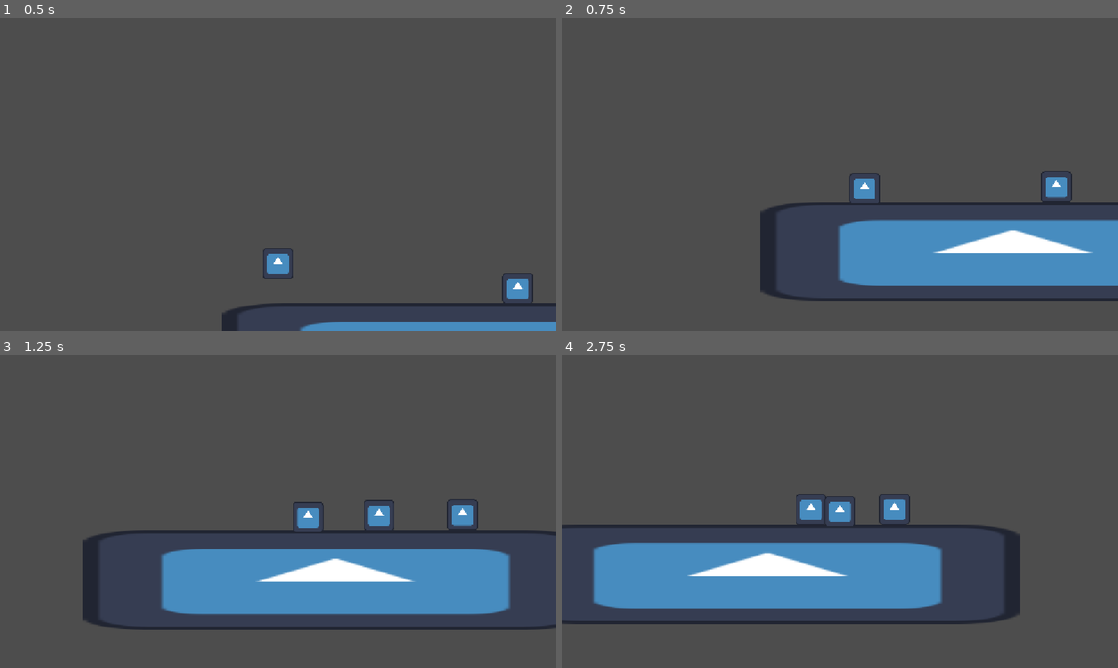
Above: before the commit, frames 1-4 (two rows, left to right).
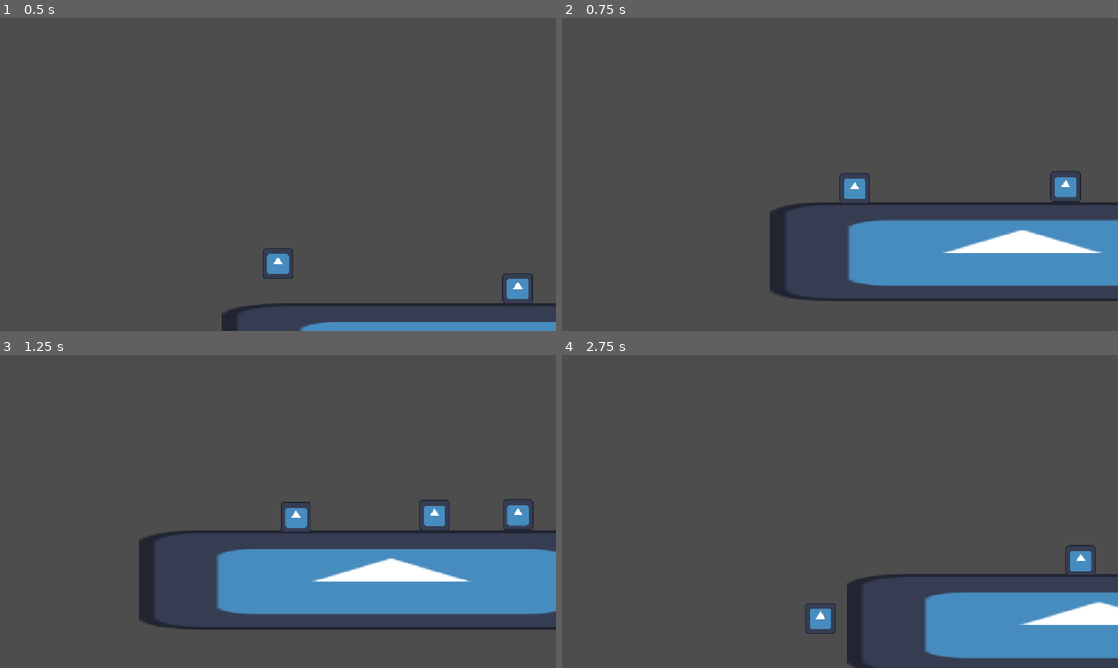
Above: after the commit, the same moments.

Repository: JomarMonreal/little-transporters
Game: Godot game, scene res://gameplay.tscn
Two runs of this game, one before a commit and one after it. Both use one fixed random seed, a clock stepped at 60 frames per second and the inputs below. The engine's default icon, where the game draws it, is replaced by a stand-in: a white triangle on a blue panel in a dark square.
Inputs:
- Up to frame 1 (0.5 s): no input
- Up to frame 2 (0.75 s): hold Right (ui_right) from 0.53 s (still down)
- Up to frame 3 (1.25 s): keep holding Right (ui_right); tap Space (jump) at 0.77 s
- Up to frame 4 (2.75 s): tap Space (jump) at 1.52 s; release Right (ui_right) at 2.03 s; hold Left (ui_left) from 2.03 s (still down)

Frame 1 is identical in both runs. In frame 2, 2.4% of the frame differs, in the area x 35-98%, y 48-90%; in frame 3, 9.2%; in frame 4, 25%, in the area x 0-100%, y 44-100%.

Commit message:
feat: implement transporter state management; add hurt and gameplay mechanics

Diff:
--- a/components/player_side_scroller_movement.gd
+++ b/components/player_side_scroller_movement.gd
@@ -5,6 +5,11 @@
 @export var jump_velocity = -400.0
 @export var jump_cut_multiplier = 0.5
 @export var gravity_factor = 2
+
+func gravitate(player: CharacterBody2D, delta: float) -> void:
+	if not player.is_on_floor():
+		player.velocity += player.get_gravity() * gravity_factor * delta
+	player.move_and_slide()
 
 # Called when the node enters the scene tree for the first time.
 func move(player: CharacterBody2D, delta: float):
--- a/gameplay.tscn
+++ b/gameplay.tscn
@@ -1,9 +1,12 @@
 [gd_scene format=3 uid="uid://ceng7lc87flnb"]
 
 [ext_resource type="PackedScene" uid="uid://daalv5hm5lk4t" path="res://objects/transporter/transporter.tscn" id="1_ej4tk"]
+[ext_resource type="Script" uid="uid://b7lsqausikovv" path="res://objects/gameplay/gameplay.gd" id="1_fbudy"]
 [ext_resource type="Texture2D" uid="uid://dudphnf78l6lx" path="res://icon.svg" id="1_n4psk"]
 [ext_resource type="Script" uid="uid://pk0yhp1phpl4" path="res://components/camera_script.gd" id="1_oe8ih"]
 [ext_resource type="PackedScene" uid="uid://bwxo47e1jtufk" path="res://objects/danger_objects/danger_object.tscn" id="3_xuee5"]
+[ext_resource type="Script" uid="uid://28pilwxce5ve" path="res://objects/gameplay/gameplay_state_machine.gd" id="5_cbffv"]
+[ext_resource type="Script" uid="uid://ck4153bst8ypb" path="res://objects/gameplay/gameplay_playing.gd" id="6_fbudy"]
 
 [sub_resource type="RectangleShape2D" id="RectangleShape2D_02mon"]
 size = Vector2(1050, 202)
@@ -12,10 +15,12 @@
 size = Vector2(63, 63)
 
 [node name="Gameplay" type="Node2D" unique_id=886058013]
+script = ExtResource("1_fbudy")
+transporter_scene = ExtResource("1_ej4tk")
 
 [node name="Camera2D" type="Camera2D" parent="." unique_id=1625672426 node_paths=PackedStringArray("target")]
 script = ExtResource("1_oe8ih")
-target = NodePath("../CharacterBody2D")
+target = NodePath("../Transporters/CharacterBody2D")
 
 [node name="StaticBody2D" type="StaticBody2D" parent="." unique_id=1472534199]
 position = Vector2(407, 659)
@@ -41,4 +46,12 @@
 [node name="DangerObject" parent="." unique_id=498107209 instance=ExtResource("3_xuee5")]
 position = Vector2(497, 525)
 
-[node name="CharacterBody2D" parent="." unique_id=2118748822 instance=ExtResource("1_ej4tk")]
+[node name="Transporters" type="Node2D" parent="." unique_id=1995988916]
+
+[node name="CharacterBody2D" parent="Transporters" unique_id=2118748822 instance=ExtResource("1_ej4tk")]
+
+[node name="StateManager" type="Node2D" parent="." unique_id=70252168]
+script = ExtResource("5_cbffv")
+
+[node name="Playing" type="Node2D" parent="StateManager" unique_id=629519442]
+script = ExtResource("6_fbudy")
--- /dev/null
+++ b/objects/gameplay/gameplay.gd
@@ -0,0 +1,31 @@
+extends Node
+class_name Gameplay
+
+@export var transporter_scene: PackedScene
+
+@onready var states: GampeplayStateManager = $StateManager
+@onready var camera: CameraFollow = $Camera2D
+@onready var transporters_group: Node2D = $Transporters
+
+func connect_transporter(transporter: Transporter) -> void:
+	transporter.dead.connect(_on_transporter_dead)
+
+func spawn_transporter() -> void:
+	var instance = transporter_scene.instantiate() as Transporter
+	connect_transporter(instance)
+	transporters_group.add_child(instance)
+	camera.target = instance
+
+func _on_transporter_dead() -> void:
+	spawn_transporter()
+
+func _ready() -> void:
+	states.init(self)
+	for transporter in transporters_group.get_children():
+		connect_transporter(transporter)
+
+func _process(delta: float) -> void:
+	states.process(delta)
+
+func _physics_process(delta: float) -> void:
+	states.physics_process(delta)
--- /dev/null
+++ b/objects/gameplay/gameplay_playing.gd
@@ -0,0 +1,6 @@
+extends GameplayState
+
+func physics_process(delta: float) -> int:
+	var gameplay := entity as Gameplay
+
+	return GameplayState.State.Playing
--- /dev/null
+++ b/objects/gameplay/gameplay_state.gd
@@ -0,0 +1,7 @@
+extends BaseState
+class_name GameplayState
+
+enum State {
+	Null,
+	Playing
+}
--- /dev/null
+++ b/objects/gameplay/gameplay_state_machine.gd
@@ -0,0 +1,9 @@
+extends BaseStateManager
+class_name GampeplayStateManager
+
+func _ready() -> void:
+	states = {
+		GameplayState.State.Playing: $Playing,
+	}
+
+	initial_state = GameplayState.State.Playing
--- a/objects/transporter/transporter.gd
+++ b/objects/transporter/transporter.gd
@@ -4,7 +4,14 @@
 @onready var states: TransporterStateManager = $StateManager
 @onready var movement: PlayerSideScrollerMovement = $PlayerMovement
 
+var knockback_direction: Vector2 = Vector2.ZERO
+
+signal dead
+
 func get_hurt() -> void:
+	if states.current_state == states.states[TransporterState.State.Dead]:
+		return
+
 	# Check if a collision occurred during this frame
 	for i in get_slide_collision_count():
 		var collision = get_slide_collision(i)
@@ -13,6 +20,8 @@
 		# Example check
 		if collider is DangerObject:
 			print("Hit a danger object!")
+			knockback_direction = collision.get_normal()
+			states.change_state(TransporterState.State.Hurt)
 
 func _ready() -> void:
 	states.init(self)
--- a/objects/transporter/transporter.tscn
+++ b/objects/transporter/transporter.tscn
@@ -7,6 +7,7 @@
 [ext_resource type="Script" uid="uid://dhtoqh04fbw3u" path="res://objects/transporter/transporter_idle.gd" id="4_v6pi3"]
 [ext_resource type="Script" uid="uid://drblg2iwu2j6l" path="res://objects/transporter/transporter_walking.gd" id="6_u8nj3"]
 [ext_resource type="Script" uid="uid://5oiux7eub8yu" path="res://objects/transporter/transporter_jumping.gd" id="7_xo4yh"]
+[ext_resource type="Script" uid="uid://be1gyk6si4jgx" path="res://objects/transporter/transporter_hurt.gd" id="8_a6nkc"]
 [ext_resource type="Script" uid="uid://dbp4eytjr3huo" path="res://objects/transporter/transporter_dead.gd" id="8_cxmdo"]
 
 [sub_resource type="CapsuleShape2D" id="CapsuleShape2D_02mon"]
@@ -18,7 +19,6 @@
 
 [node name="PlayerMovement" type="Node2D" parent="." unique_id=1932189029]
 script = ExtResource("2_tkc8e")
-speed = 500.0
 jump_velocity = -850.0
 gravity_factor = 4
 
@@ -41,5 +41,8 @@
 [node name="Jumping" type="Node2D" parent="StateManager" unique_id=1468999738]
 script = ExtResource("7_xo4yh")
 
+[node name="Hurt" type="Node2D" parent="StateManager" unique_id=1102785628]
+script = ExtResource("8_a6nkc")
+
 [node name="Dead" type="Node2D" parent="StateManager" unique_id=1820278996]
 script = ExtResource("8_cxmdo")
--- a/objects/transporter/transporter_dead.gd
+++ b/objects/transporter/transporter_dead.gd
@@ -1,6 +1,11 @@
 extends TransporterState
+
+func enter() -> void:
+	var transporter := entity as Transporter
+	transporter.velocity = Vector2.ZERO
+	transporter.dead.emit()
 
 func physics_process(delta: float) -> int:
 	var transporter := entity as Transporter
-	transporter.movement.move(transporter, delta)
+	transporter.movement.gravitate(transporter, delta)
 	return TransporterState.State.Dead
--- /dev/null
+++ b/objects/transporter/transporter_hurt.gd
@@ -0,0 +1,25 @@
+extends TransporterState
+
+@export var knockback_force = 400.0
+@export var duration = 0.15
+
+var timer := 0.0
+
+func enter() -> void:
+	var transporter := entity as Transporter
+	timer = duration
+	transporter.velocity = transporter.knockback_direction * knockback_force
+
+func physics_process(delta: float) -> int:
+	var transporter := entity as Transporter
+
+	if not transporter.is_on_floor():
+		transporter.velocity += transporter.get_gravity() * transporter.movement.gravity_factor * delta
+	transporter.move_and_slide()
+
+	timer -= delta
+	if timer <= 0.0:
+		transporter.velocity = Vector2.ZERO
+		return TransporterState.State.Dead
+
+	return TransporterState.State.Hurt
--- a/objects/transporter/transporter_idle.gd
+++ b/objects/transporter/transporter_idle.gd
@@ -3,4 +3,5 @@
 func physics_process(delta: float) -> int:
 	var transporter := entity as Transporter
 	transporter.movement.move(transporter, delta)
+
 	return TransporterState.State.Idle
--- a/objects/transporter/transporter_jumping.gd
+++ b/objects/transporter/transporter_jumping.gd
@@ -3,4 +3,5 @@
 func physics_process(delta: float) -> int:
 	var transporter := entity as Transporter
 	transporter.movement.move(transporter, delta)
+
 	return TransporterState.State.Jumping
--- a/objects/transporter/transporter_state.gd
+++ b/objects/transporter/transporter_state.gd
@@ -6,5 +6,6 @@
 	Idle,
 	Walking,
 	Jumping,
+	Hurt,
 	Dead
 }
--- a/objects/transporter/transporter_state_manager.gd
+++ b/objects/transporter/transporter_state_manager.gd
@@ -6,6 +6,7 @@
 		TransporterState.State.Idle: $Idle,
 		TransporterState.State.Walking: $Walking,
 		TransporterState.State.Jumping: $Jumping,
+		TransporterState.State.Hurt: $Hurt,
 		TransporterState.State.Dead: $Dead,
 	}
 
--- a/objects/transporter/transporter_walking.gd
+++ b/objects/transporter/transporter_walking.gd
@@ -3,4 +3,5 @@
 func physics_process(delta: float) -> int:
 	var transporter := entity as Transporter
 	transporter.movement.move(transporter, delta)
+
 	return TransporterState.State.Walking
Not shown, added: objects/gameplay/gameplay.gd.uid
Not shown, added: objects/gameplay/gameplay_playing.gd.uid
Not shown, added: objects/gameplay/gameplay_state.gd.uid
Not shown, added: objects/gameplay/gameplay_state_machine.gd.uid
Not shown, added: objects/transporter/transporter_hurt.gd.uid
